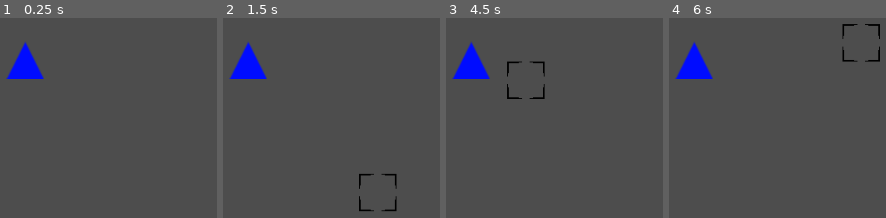
Above: before the commit, frames 1-4 (left to right).
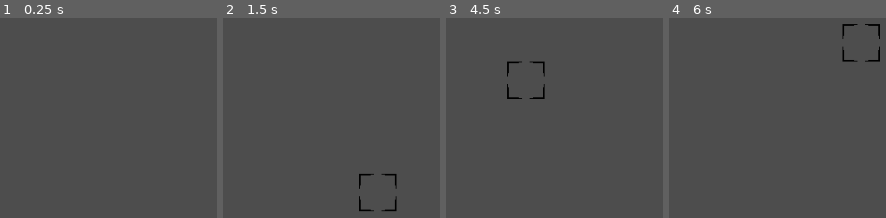
Above: after the commit, the same moments.

Repository: ovrbi/Post-Apocalyptic-Chess
Game: Godot game, scene res://Scenes/main_scene.tscn
Two runs of this game, one before a commit and one after it. Both use one fixed random seed, a clock stepped at 60 frames per second and the inputs below.
Inputs (mouse positions are in pixels of both pictures, inside the frame that each line leads up to):
- Up to frame 1 (0.25 s): no input
- Up to frame 2 (1.5 s): tap Enter (EndTurn) at 0.5 s; move the mouse to (outside the picture) at 0.52 s; hold Enter (EndTurn) 0.53-1.28 s; click (outside the picture) at 0.8 s; tap Space at 1.25 s; move the mouse to (366, 188) at 1.27 s; click (366, 188) at 1.35 s
- Up to frame 3 (4.5 s): right-click (589, 188) at 1.55 s; tap Enter (EndTurn) at 2, 2.3, 2.85, 3.5 s; move the mouse to (outside the picture) at 2.02 s; hold Right mouse button (RightClick) 2.03-2.78 s; tap Space at 2.75, 4.25 s; move the mouse to (outside the picture) at 2.77 s; click (outside the picture) at 3.05 s; move the mouse to (outside the picture) at 3.52 s; press the mouse at (outside the picture) at 3.53 s; right-click (outside the picture) at 3.8 s; move the mouse to (508, 98) at 4.27 s; release the mouse at (508, 98) at 4.28 s; right-click (508, 98) at 4.35 s
- Up to frame 4 (6 s): tap Enter (EndTurn) at 4.55 s; move the mouse to (outside the picture) at 5.02 s; hold Enter (EndTurn) 5.03-5.78 s; click (outside the picture) at 5.3 s; move the mouse to (851, 54) at 5.77 s; click (851, 54) at 5.85 s

The runs differ from the first frame. In frame 1, 1.7% of the frame differs, in the area x 2-21%, y 12-31%; in frame 2, 1.7%; in frame 3, 1.7%; in frame 4, 1.7%.
Error after the commit: Parse Error: "@export_multiline" annotation requires a variable of type "String", "Array[String]", "PackedStringArray", "Dictionary", or "Array[Dictionary]", b…

Commit message:
druid duel sim

Diff:
--- /dev/null
+++ b/Scenes/Units/arsonist.tscn
@@ -0,0 +1,5 @@
+[gd_scene load_steps=2 format=3 uid="uid://c6vsx85d5l2bs"]
+
+[ext_resource type="PackedScene" uid="uid://b5w8q2qgwrn60" path="res://Scenes/unit.tscn" id="1_wnvbh"]
+
+[node name="Arsonist" instance=ExtResource("1_wnvbh")]
--- /dev/null
+++ b/Scenes/Units/battle_drummer.tscn
@@ -0,0 +1,5 @@
+[gd_scene load_steps=2 format=3 uid="uid://biiagqgj50nrl"]
+
+[ext_resource type="PackedScene" uid="uid://b5w8q2qgwrn60" path="res://Scenes/unit.tscn" id="1_fwv5h"]
+
+[node name="Battle Drummer" instance=ExtResource("1_fwv5h")]
--- /dev/null
+++ b/Scenes/Units/cavalry.tscn
@@ -0,0 +1,5 @@
+[gd_scene load_steps=2 format=3 uid="uid://c4sh6xdc4ifh1"]
+
+[ext_resource type="PackedScene" uid="uid://b5w8q2qgwrn60" path="res://Scenes/unit.tscn" id="1_p6oyy"]
+
+[node name="Cavalry" instance=ExtResource("1_p6oyy")]
--- /dev/null
+++ b/Scenes/Units/corpse.tscn
@@ -0,0 +1,13 @@
+[gd_scene load_steps=4 format=3 uid="uid://bqpcyw8sw17u0"]
+
+[ext_resource type="PackedScene" uid="uid://b5w8q2qgwrn60" path="res://Scenes/unit.tscn" id="1_xhlor"]
+[ext_resource type="Texture2D" uid="uid://wffk14r843ei" path="res://Textures/tmp_corpse.png" id="2_md7ee"]
+[ext_resource type="Script" path="res://Scripts/Units/corpse.gd" id="3_d04al"]
+
+[node name="Corpse" instance=ExtResource("1_xhlor")]
+texture = ExtResource("2_md7ee")
+script = ExtResource("3_d04al")
+type = 2
+passable = true
+maxhp = 1
+subtype = 2
--- a/Scenes/Units/druid.tscn
+++ b/Scenes/Units/druid.tscn
@@ -7,3 +7,6 @@
 [node name="Druid" instance=ExtResource("1_nvba8")]
 texture = ExtResource("2_sa0mb")
 script = ExtResource("2_74nik")
+maxhp = 3
+move_amount = 3
+damage = 1
--- /dev/null
+++ b/Scenes/Units/foot_soldier.tscn
@@ -0,0 +1,5 @@
+[gd_scene load_steps=2 format=3 uid="uid://dqlf2e8bqq3vb"]
+
+[ext_resource type="PackedScene" uid="uid://b5w8q2qgwrn60" path="res://Scenes/unit.tscn" id="1_0bev7"]
+
+[node name="Foot Soldier" instance=ExtResource("1_0bev7")]
--- /dev/null
+++ b/Scenes/Units/lavender_mender.tscn
@@ -0,0 +1,5 @@
+[gd_scene load_steps=2 format=3 uid="uid://cxklxcqtn0vff"]
+
+[ext_resource type="PackedScene" uid="uid://b5w8q2qgwrn60" path="res://Scenes/unit.tscn" id="1_0ympl"]
+
+[node name="Lavender Mender" instance=ExtResource("1_0ympl")]
--- /dev/null
+++ b/Scenes/Units/monstrous_treant.tscn
@@ -0,0 +1,5 @@
+[gd_scene load_steps=2 format=3 uid="uid://dnibrxt7si8uy"]
+
+[ext_resource type="PackedScene" uid="uid://b5w8q2qgwrn60" path="res://Scenes/unit.tscn" id="1_nfriy"]
+
+[node name="Monstrous Treant" instance=ExtResource("1_nfriy")]
--- /dev/null
+++ b/Scenes/Units/plant.tscn
@@ -0,0 +1,5 @@
+[gd_scene load_steps=2 format=3 uid="uid://mjheoiwvq0nk"]
+
+[ext_resource type="PackedScene" uid="uid://b5w8q2qgwrn60" path="res://Scenes/unit.tscn" id="1_5xinb"]
+
+[node name="Plant" instance=ExtResource("1_5xinb")]
--- /dev/null
+++ b/Scenes/Units/sprout.tscn
@@ -0,0 +1,5 @@
+[gd_scene load_steps=2 format=3 uid="uid://ck1sdbe2hl4ev"]
+
+[ext_resource type="PackedScene" uid="uid://b5w8q2qgwrn60" path="res://Scenes/unit.tscn" id="1_s07a0"]
+
+[node name="Sprout" instance=ExtResource("1_s07a0")]
--- /dev/null
+++ b/Scenes/Units/sproutling.tscn
@@ -0,0 +1,5 @@
+[gd_scene load_steps=2 format=3 uid="uid://wl3qeo0aop32"]
+
+[ext_resource type="PackedScene" uid="uid://b5w8q2qgwrn60" path="res://Scenes/unit.tscn" id="1_siyu0"]
+
+[node name="Sproutling" instance=ExtResource("1_siyu0")]
--- /dev/null
+++ b/Scenes/Units/sweeper.tscn
@@ -0,0 +1,5 @@
+[gd_scene load_steps=2 format=3 uid="uid://13isqplbvyc3"]
+
+[ext_resource type="PackedScene" uid="uid://b5w8q2qgwrn60" path="res://Scenes/unit.tscn" id="1_00tc8"]
+
+[node name="Sweeper" instance=ExtResource("1_00tc8")]
--- /dev/null
+++ b/Scenes/Units/thistle_slinger.tscn
@@ -0,0 +1,5 @@
+[gd_scene load_steps=2 format=3 uid="uid://dlga6hw6p5xbf"]
+
+[ext_resource type="PackedScene" uid="uid://b5w8q2qgwrn60" path="res://Scenes/unit.tscn" id="1_35b1r"]
+
+[node name="ThistleSlinger" instance=ExtResource("1_35b1r")]
--- /dev/null
+++ b/Scenes/Units/vine_ghoul.tscn
@@ -0,0 +1,5 @@
+[gd_scene load_steps=2 format=3 uid="uid://cdixql75bxjvj"]
+
+[ext_resource type="PackedScene" uid="uid://b5w8q2qgwrn60" path="res://Scenes/unit.tscn" id="1_jkwib"]
+
+[node name="Vine Ghoul" instance=ExtResource("1_jkwib")]
--- /dev/null
+++ b/Scenes/Units/war_leader.tscn
@@ -0,0 +1,5 @@
+[gd_scene load_steps=2 format=3 uid="uid://b7e7lcs4drj73"]
+
+[ext_resource type="PackedScene" uid="uid://b5w8q2qgwrn60" path="res://Scenes/unit.tscn" id="1_mbp0x"]
+
+[node name="War Leader" instance=ExtResource("1_mbp0x")]
--- a/Scenes/board.tscn
+++ b/Scenes/board.tscn
@@ -8,7 +8,22 @@
 [node name="Board" type="TileMap" node_paths=PackedStringArray("node_selector", "node_selected")]
 tile_set = ExtResource("1_8agqs")
 format = 2
+layer_0/name = "Deco"
 layer_0/tile_data = PackedInt32Array(65537, 0, 0, 589840, 0, 0)
+layer_1/name = "Indic"
+layer_1/enabled = true
+layer_1/modulate = Color(1, 1, 1, 1)
+layer_1/y_sort_enabled = false
+layer_1/y_sort_origin = 0
+layer_1/z_index = 1
+layer_1/tile_data = PackedInt32Array()
+layer_2/name = "Attac"
+layer_2/enabled = true
+layer_2/modulate = Color(1, 1, 1, 1)
+layer_2/y_sort_enabled = false
+layer_2/y_sort_origin = 0
+layer_2/z_index = 2
+layer_2/tile_data = PackedInt32Array()
 script = ExtResource("1_6iyyg")
 node_selector = NodePath("selector")
 node_selected = NodePath("selected")
--- a/Scenes/main_scene.tscn
+++ b/Scenes/main_scene.tscn
@@ -1,13 +1,9 @@
-[gd_scene load_steps=3 format=3 uid="uid://cxfulqdn8yuyx"]
+[gd_scene load_steps=2 format=3 uid="uid://cxfulqdn8yuyx"]
 
 [ext_resource type="PackedScene" uid="uid://cyehjbqcd4luk" path="res://Scenes/board.tscn" id="1_y7kby"]
-[ext_resource type="PackedScene" uid="uid://cjkbqugsyppoy" path="res://Scenes/Units/druid.tscn" id="2_3t7g0"]
 
 [node name="MainScene" type="Node2D"]
 
 [node name="Board" parent="." instance=ExtResource("1_y7kby")]
 position = Vector2(100, 100)
 layer_0/tile_data = PackedInt32Array()
-
-[node name="Druid" parent="Board" instance=ExtResource("2_3t7g0")]
-position = Vector2(47, 44)
--- /dev/null
+++ b/Scripts/Units/corpse.gd
@@ -0,0 +1,26 @@
+extends "res://Scripts/unit.gd"
+
+
+
+# Called when the node enters the scene tree for the first time.
+func _ready():
+	super._ready()
+	tilemap.try_fertilize(tilemap.local_to_map(position))
+
+
+
+# Called every frame. 'delta' is the elapsed time since the previous frame.
+func _process(delta):
+	super._process(delta)
+
+func get_attacks():
+	pass
+func preview_attacks(loc:Vector2i):
+	pass
+func attack(loc:Vector2i):
+	pass
+
+
+
+func takedamage(amount:int, from : Vector2i): #returns true if lethal
+	move_to(tilemap.local_to_map(position)+tilemap.biggest_dimension(tilemap.local_to_map(position)-from))
--- a/Scripts/Units/druid.gd
+++ b/Scripts/Units/druid.gd
@@ -5,13 +5,31 @@
 # Called when the node enters the scene tree for the first time.
 func _ready():
 	super._ready()
-	type = 0
-	state = 0
-	passable = false
-	maxhp = 3
-	move_amount = 3
+
 
 
 # Called every frame. 'delta' is the elapsed time since the previous frame.
 func _process(delta):
 	super._process(delta)
+
+func get_attacks():
+	var ans = []
+	var delta = Vector2i(1,0)
+	for i in range(4):
+		delta = Vector2i((-1)*delta.y, delta.x)
+		for j in range(1,tilemap.size):
+			if !tilemap.is_in_map(tilemap.local_to_map(position)+delta*j): break
+			ans.append(tilemap.local_to_map(position)+delta*j)
+			var units = tilemap.get_units(tilemap.local_to_map(position)+delta*j)
+			if !units.is_empty()&&!units[0].passable: break
+	return ans
+func preview_attacks(loc:Vector2i):
+	return [loc]
+func attack(loc:Vector2i):
+	do_damage(loc, tilemap.local_to_map(position))
+	state = 2
+	tilemap.select(null)
+
+func die():
+	tilemap.summon(tilemap.local_to_map(position),8)
+	queue_free()
--- a/Scripts/board.gd
+++ b/Scripts/board.gd
@@ -1,34 +1,68 @@
 extends TileMap
 
 const size = 6
-var input_lock = false
+var input_lock = 0
 var selected : Node2D
 var processqueue = []
 @export var node_selector : Node2D
 @export var node_selected : Node2D
 var turn = 0
+var points = 0
 var can_harvest = true
+var prev_cursor_loc :Vector2i
+var summon_units = [
+	preload("res://Scenes/Units/druid.tscn"),			#0
+	preload("res://Scenes/Units/sproutling.tscn"),		#1
+	preload("res://Scenes/Units/thistle_slinger.tscn"),	#2
+	preload("res://Scenes/Units/vine_ghoul.tscn"),		#3
+	preload("res://Scenes/Units/lavender_mender.tscn"),	#4
+	preload("res://Scenes/Units/monstrous_treant.tscn"),#5
+	preload("res://Scenes/Units/sprout.tscn"),			#6
+	preload("res://Scenes/Units/plant.tscn"),			#7
+	preload("res://Scenes/Units/corpse.tscn"),			#8
+	preload("res://Scenes/Units/foot_soldier.tscn"),	#9
+	preload("res://Scenes/Units/cavalry.tscn"),			#10
+	preload("res://Scenes/Units/arsonist.tscn"),		#11
+	preload("res://Scenes/Units/battle_drummer.tscn"),	#12
+	preload("res://Scenes/Units/sweeper.tscn"),			#13
+	preload("res://Scenes/Units/war_leader.tscn")		#14
+]
 
 # Called when the node enters the scene tree for the first time.
 func _ready():
 	selected = null
+	prev_cursor_loc = Vector2i(0,0)
+	summon(Vector2i(2,2),0)
+	summon(Vector2i(3,2),0)
+	summon(Vector2i(2,3),0)
+	summon(Vector2i(3,3),0)
+	#spawn initial enemies
+	end_turn()
 
 
 # Called every frame. 'delta' is the elapsed time since the previous frame.
 func _process(delta):
 	var mouseloc = local_to_map(get_viewport().get_mouse_position()-position)
-	if mouseloc.x>-2&&mouseloc.y>-2&&mouseloc.x<=size &&mouseloc.y<=size:
-		node_selector.visible=true
-		node_selector.position=map_to_local(mouseloc)
-	else:
-		node_selector.visible=false
+	if mouseloc != prev_cursor_loc:
+		if mouseloc.x>-2&&mouseloc.y>-2&&mouseloc.x<=size &&mouseloc.y<=size:
+			node_selector.visible=true
+			node_selector.position=map_to_local(mouseloc)
+		else:
+			node_selector.visible=false
+		if selected != null && selected.type == 0 && selected.state == 1:
+			clear_layer(2)
+			if get_cell_source_id(1,mouseloc)!=-1:
+				var places = selected.preview_attacks(mouseloc)
+				for i in places:
+					set_cell(2,i,0,Vector2i(1,0))
+		prev_cursor_loc = mouseloc
 
 func _unhandled_input(event : InputEvent):
-	if !input_lock:
+	if input_lock==0:
 		if event.is_action_pressed("LeftClick"):
 			var mouseloc = local_to_map(get_viewport().get_mouse_position()-position)
 			var mouse_t = get_units(mouseloc)
-			if get_cell_source_id(0,mouseloc)==-1||(selected!=null&&mouse_t.has(selected)):
+			if get_cell_source_id(1,mouseloc)==-1||(selected!=null&&mouse_t.has(selected)):
 				if mouse_t.is_empty():
 					select(null)
 				else:
@@ -41,7 +75,7 @@
 				if selected.state == 0:
 					selected.move_to(mouseloc)
 				else:
-					pass
+					selected.attack(mouseloc)
 		if event.is_action_pressed("RightClick"):
 			select(null)
 		if event.is_action_pressed("EndTurn"):
@@ -50,7 +84,12 @@
 func end_turn():
 	select(null)
 	#process dying units
-
+	for unit in get_children():
+		if unit.is_in_group("non_unit"): continue
+		if unit.curhp<=0:
+			unit.die()
+		if unit.type==1:
+			unit.passable = false
 	#process enemy actions
 	for unit in get_children():
 		if unit.is_in_group("non_unit"): continue
@@ -60,7 +99,8 @@
 
 func process_next():
 	if !processqueue.is_empty():
-		pass
+		var tmp = processqueue.pop_front()
+		tmp.autopilot()
 	else:
 		#enemy spawn
 		spawn_enemies()
@@ -75,10 +115,17 @@
 func spawn_enemies():
 	pass
 
+func summon(loc:Vector2i, unit:int):
+	var inst = summon_units[unit].instantiate()
+	inst.position = map_to_local(loc)
+	inst.state = 2
+	add_child(inst)
+
 func select(target : Node2D):
 	if target == null:
 		node_selected.visible=false
-		clear_layer(0)
+		clear_layer(1)
+		clear_layer(2)
 		selected = null
 	else:
 		node_selected.position=map_to_local(local_to_map(target.position))
@@ -89,10 +136,36 @@
 			if target.state == 0:
 				var places = target.get_moves()
 				for i in places:
-					set_cell(0,i,0,Vector2i(0,0))
-#					print(i)
+					set_cell(1,i,0,Vector2i(0,0))
 			elif target.state == 1:
-				pass
+				var places = target.get_attacks()
+				for i in places:
+					set_cell(1,i,0,Vector2i(1,0))
+
+func attack_tile(loc : Vector2i, from : Vector2i, dmg : int):
+	var targets = get_units(loc)
+	targets.reverse()
+	var dieded = false
+	for i in targets:
+		dieded = dieded || i.takedamage(dmg, from)
+	return dieded
+
+
+func try_fertilize(loc : Vector2i):
+	var units = get_units(loc)
+	var has_sprout = false
+	var has_corpse = false
+	for i in units:
+		if i.type==2:
+			if i.subtype == 0:
+				has_sprout = true
+			elif i.subtype == 2:
+				has_corpse = true
+	if has_sprout && has_corpse:
+		for i in units:
+			if i.type==2:
+				i.die()
+		summon(loc, 7)
 
 func get_units(loc : Vector2i):
 	var ans = []
@@ -105,5 +178,7 @@
 				ans.push_front(unit)
 	return ans
 
+func biggest_dimension(vec : Vector2i): #this is used to determine the push direction based on the position of the pusher and the pushee
+	return Vector2i(sign(vec.x)*int(abs(vec.x)>=abs(vec.y)),sign(vec.y)*int(abs(vec.y)>=abs(vec.x)))
 func is_in_map(loc:Vector2i):
 	return loc.x>=0 && loc.x<size&&loc.y>=0 &&loc.y<size
--- a/Scripts/unit.gd
+++ b/Scripts/unit.gd
@@ -1,19 +1,23 @@
 extends Sprite2D
 
 const speed = 200
-var type : int #0:player side 1:enemy 2:neutral (no one controls)
+@export var type : int #0:player side 1:enemy 2:neutral (no one controls)
 var state : int #0:base 1:has moved 2:has attacked (player controlled only)
-var passable : bool
-var maxhp : int
-var curhp = maxhp
+@export var passable : bool
+@export var maxhp : int
+var curhp :int
 var borderlands = 1 #0:no 1:extra turn 2:revive on kill
-var move_amount : int
+@export var move_amount : int
+@export var damage : int
 var tilemap : TileMap
 var movequeue = []
+@export_multiline var desc
+@export var subtype : int
 
 # Called when the node enters the scene tree for the first time.
 func _ready():
 	tilemap = get_parent()
+	curhp = maxhp
 
 
 # Called every frame. 'delta' is the elapsed time since the previous frame.
@@ -24,24 +28,36 @@
 			movequeue.pop_front()
 			if movequeue.is_empty():
 				if type == 0:
-					tilemap.input_lock = false
 					tilemap.select(self)
-
+				elif type ==2:
+					tilemap.try_fertilize(tilemap.local_to_map(position))
+				tilemap.input_lock -=1
 		else:
 			position += (tilemap.map_to_local(movequeue[0])-position).normalized()*speed*delta
 
 func get_attacks():
-	pass
+	return []
+func preview_attacks(loc:Vector2i):
+	return []
 func attack(loc:Vector2i):
 	pass
+func do_damage(loc:Vector2i, from:Vector2i):
+	if tilemap.attack_tile(loc, from, damage) && type==0 && curhp<=0 && borderlands==2:
+		curhp = 1
+
+func autopilot():
+	tilemap.process_next()
+
+func die():
+	queue_free()
 
 func move_to(to : Vector2i):
-	tilemap.input_lock = true
+	tilemap.input_lock +=1
 	var locs = []
 	var to_process = [tilemap.local_to_map(position)]
 	var locs_prev = []
 	var proc_prev = [null]
-	while to_process[0]!=to:
+	while to_process[0]!=to&&!to_process.is_empty():
 		var delta = Vector2i(1,0)
 		for i in range(4):
 			delta = Vector2i((-1)*delta.y, delta.x)
@@ -55,16 +71,22 @@
 			proc_prev.append(locs_prev.size())
 		locs.append(to_process[0])
 		locs_prev.append(proc_prev[0])
+		if proc_prev.size() <=1:
+			to_process=[]
+			break
 		to_process.pop_front()
 		proc_prev.pop_front()
-	var target = proc_prev[0]
-	var ans = [to_process[0]]
-	while target != null:
-		ans.push_front(locs[target])
-		target = locs_prev[target]
-	movequeue = ans
-	tilemap.select(null)
-	state = 1
+	if to_process.is_empty():
+		pass #can't move
+	else:
+		var target = proc_prev[0]
+		var ans = [to_process[0]]
+		while target != null:
+			ans.push_front(locs[target])
+			target = locs_prev[target]
+		movequeue = ans
+		tilemap.select(null)
+		state = 1
 
 func get_moves():
 	var locs = []
@@ -87,5 +109,10 @@
 		moves.pop_front()
 	return locs
 
-func takedamage(amount:int):
-	pass
+func takedamage(amount:int, from : Vector2i): #returns true if lethal
+	curhp -= amount
+	if curhp <= 0:
+		if type != 0 || borderlands ==0:
+			die()
+			return true
+	return false
Not shown, added: export_presets.cfg
